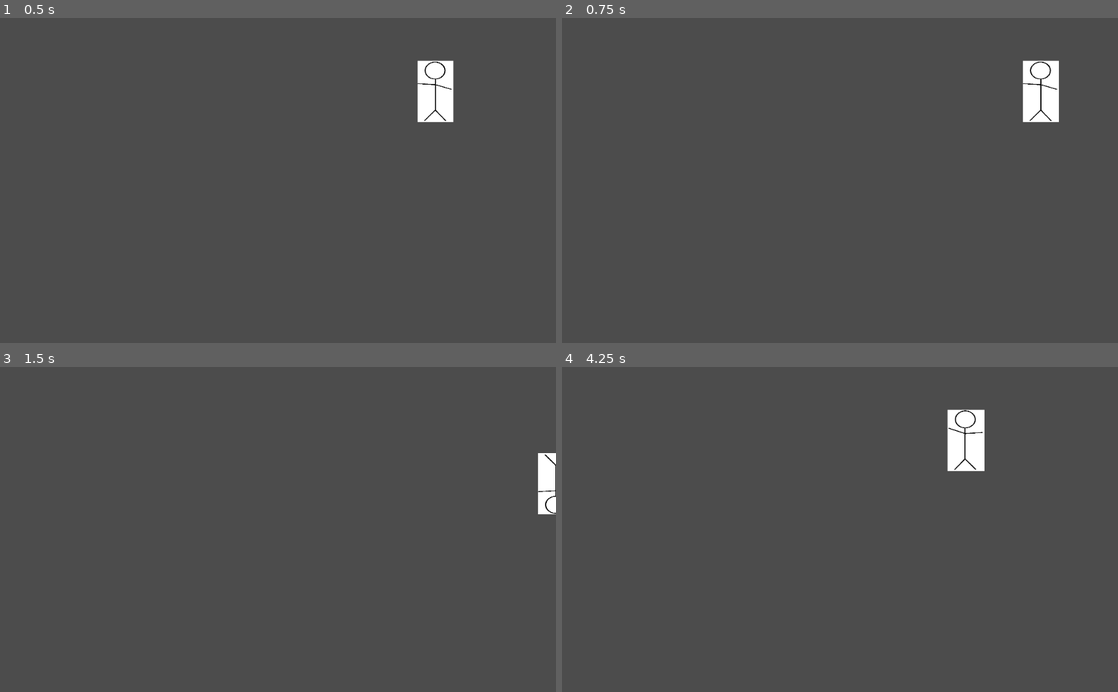
Above: before the commit, frames 1-4 (two rows, left to right).
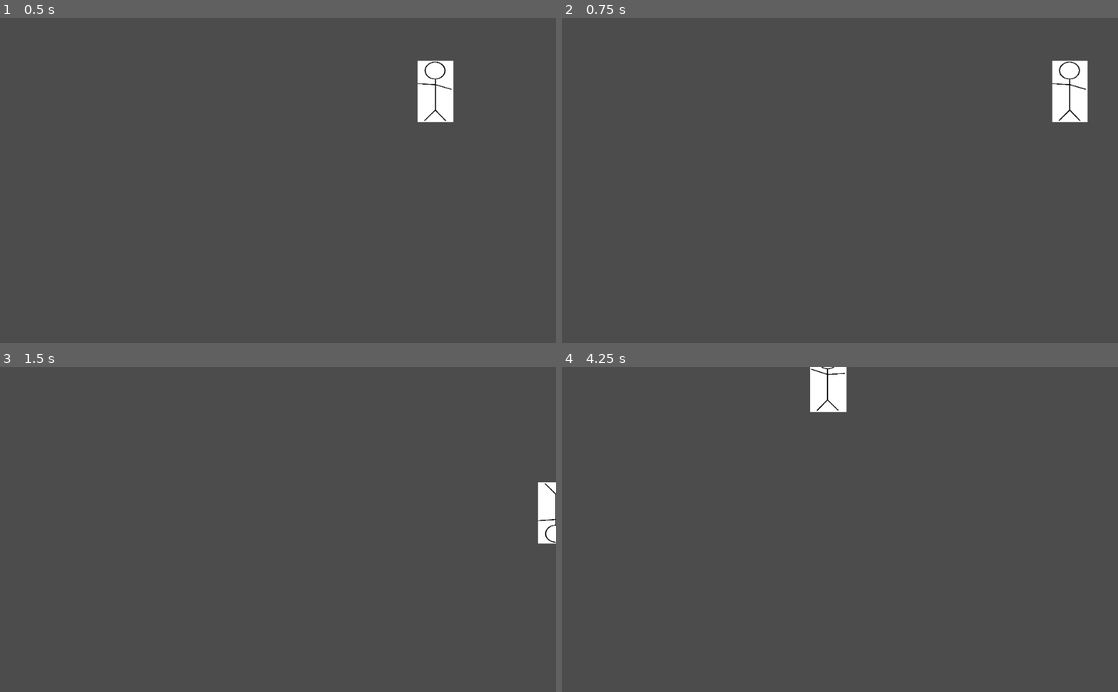
Above: after the commit, the same moments.

Repository: real-squad/Game
Game: Godot game, scene res://Player.tscn
Same seed, same stepped clock (60 frames per second), same inputs: the game is played once before the commit and once after it.
Inputs:
- Up to frame 1 (0.5 s): no input
- Up to frame 2 (0.75 s): tap Enter at 0.5 s; hold Right (ui_right) from 0.53 s (still down); tap Shift at 0.6 s
- Up to frame 3 (1.5 s): release Right (ui_right) at 1.28 s; hold Down (ui_down) from 1.28 s (still down); tap Shift at 1.35 s
- Up to frame 4 (4.25 s): release Down (ui_down) at 2.03 s; hold Right (ui_right) 2.03-2.78 s; tap Shift at 2.1, 2.85, 3.6 s; hold Up (ui_up) 2.78-3.53 s; hold Left (ui_left) from 3.53 s (still down)

Frame 1 is identical in both runs. In frame 2, 2.0% of the frame differs, in the area x 82-95%, y 13-33%; in frame 3, 0.6%; in frame 4, 2.2%, in the area x 44-76%, y 0-33%.

Commit message:
Add files via upload

Diff:
--- a/Real Game/Player.gd
+++ b/Real Game/Player.gd
@@ -1,21 +1,39 @@
 extends Area2D
 
 export var speed = 400
+
 var screen_size
 
 func _ready():
 	screen_size = get_viewport_rect().size
 
+func _input(event):
+
+	if event is InputEventKey:
+		#sprint command
+		if event.scancode == KEY_SHIFT: #key to sprint
+			speed = 800 #sprinting movement speed
+		else:
+			speed = 400 #normal movement speed
+
+
 func _process(delta):
+	#2-element structure that can be used to represent positions in 2d space or any other pair of numeric values.
 	var velocity = Vector2()
+
+	#move right
 	if Input.is_action_pressed("ui_right"):
 		velocity.x += 1
+	#move left
 	if Input.is_action_pressed("ui_left"):
 		velocity.x -= 1
+	#move down
 	if Input.is_action_pressed("ui_down"):
 		velocity.y += 1
+	#move up
 	if Input.is_action_pressed("ui_up"):
 		velocity.y -= 1
+
 	if velocity.length() > 0:
 		velocity = velocity.normalized() * speed
 		$AnimatedSprite.play()
@@ -33,5 +51,3 @@
 	elif velocity.y != 0:
 		$AnimatedSprite.animation = "up"
 		$AnimatedSprite.flip_v = velocity.y > 0
-
-	#test
--- a/Real Game/project.godot
+++ b/Real Game/project.godot
@@ -17,3 +17,34 @@
 
 config/name="Real Game"
 run/main_scene="res://Player.tscn"
+
+[input]
+
+ui_left={
+"deadzone": 0.5,
+"events": [ Object(InputEventKey,"resource_local_to_scene":false,"resource_name":"","device":0,"alt":false,"shift":false,"control":false,"meta":false,"command":false,"pressed":false,"scancode":16777231,"unicode":0,"echo":false,"script":null)
+, Object(InputEventJoypadButton,"resource_local_to_scene":false,"resource_name":"","device":0,"button_index":14,"pressure":0.0,"pressed":false,"script":null)
+, Object(InputEventKey,"resource_local_to_scene":false,"resource_name":"","device":0,"alt":false,"shift":false,"control":false,"meta":false,"command":false,"pressed":false,"scancode":65,"unicode":0,"echo":false,"script":null)
+ ]
+}
+ui_right={
+"deadzone": 0.5,
+"events": [ Object(InputEventKey,"resource_local_to_scene":false,"resource_name":"","device":0,"alt":false,"shift":false,"control":false,"meta":false,"command":false,"pressed":false,"scancode":16777233,"unicode":0,"echo":false,"script":null)
+, Object(InputEventJoypadButton,"resource_local_to_scene":false,"resource_name":"","device":0,"button_index":15,"pressure":0.0,"pressed":false,"script":null)
+, Object(InputEventKey,"resource_local_to_scene":false,"resource_name":"","device":0,"alt":false,"shift":false,"control":false,"meta":false,"command":false,"pressed":false,"scancode":68,"unicode":0,"echo":false,"script":null)
+ ]
+}
+ui_up={
+"deadzone": 0.5,
+"events": [ Object(InputEventKey,"resource_local_to_scene":false,"resource_name":"","device":0,"alt":false,"shift":false,"control":false,"meta":false,"command":false,"pressed":false,"scancode":16777232,"unicode":0,"echo":false,"script":null)
+, Object(InputEventJoypadButton,"resource_local_to_scene":false,"resource_name":"","device":0,"button_index":12,"pressure":0.0,"pressed":false,"script":null)
+, Object(InputEventKey,"resource_local_to_scene":false,"resource_name":"","device":0,"alt":false,"shift":false,"control":false,"meta":false,"command":false,"pressed":false,"scancode":87,"unicode":0,"echo":false,"script":null)
+ ]
+}
+ui_down={
+"deadzone": 0.5,
+"events": [ Object(InputEventKey,"resource_local_to_scene":false,"resource_name":"","device":0,"alt":false,"shift":false,"control":false,"meta":false,"command":false,"pressed":false,"scancode":16777234,"unicode":0,"echo":false,"script":null)
+, Object(InputEventJoypadButton,"resource_local_to_scene":false,"resource_name":"","device":0,"button_index":13,"pressure":0.0,"pressed":false,"script":null)
+, Object(InputEventKey,"resource_local_to_scene":false,"resource_name":"","device":0,"alt":false,"shift":false,"control":false,"meta":false,"command":false,"pressed":false,"scancode":83,"unicode":0,"echo":false,"script":null)
+ ]
+}
